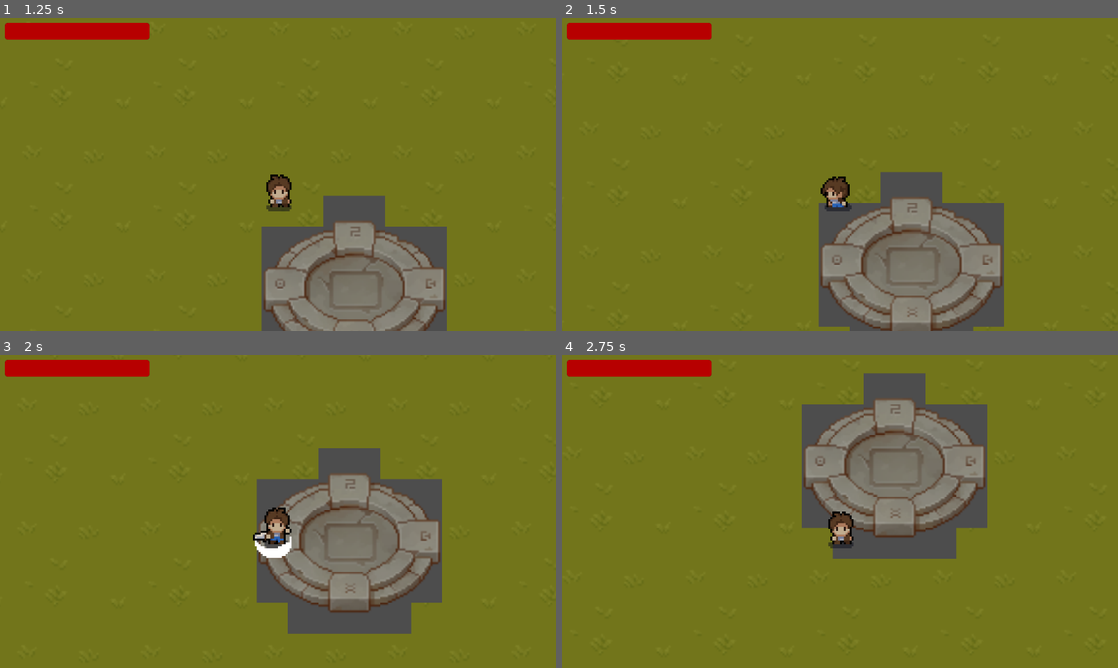
Above: before the commit, frames 1-4 (two rows, left to right).
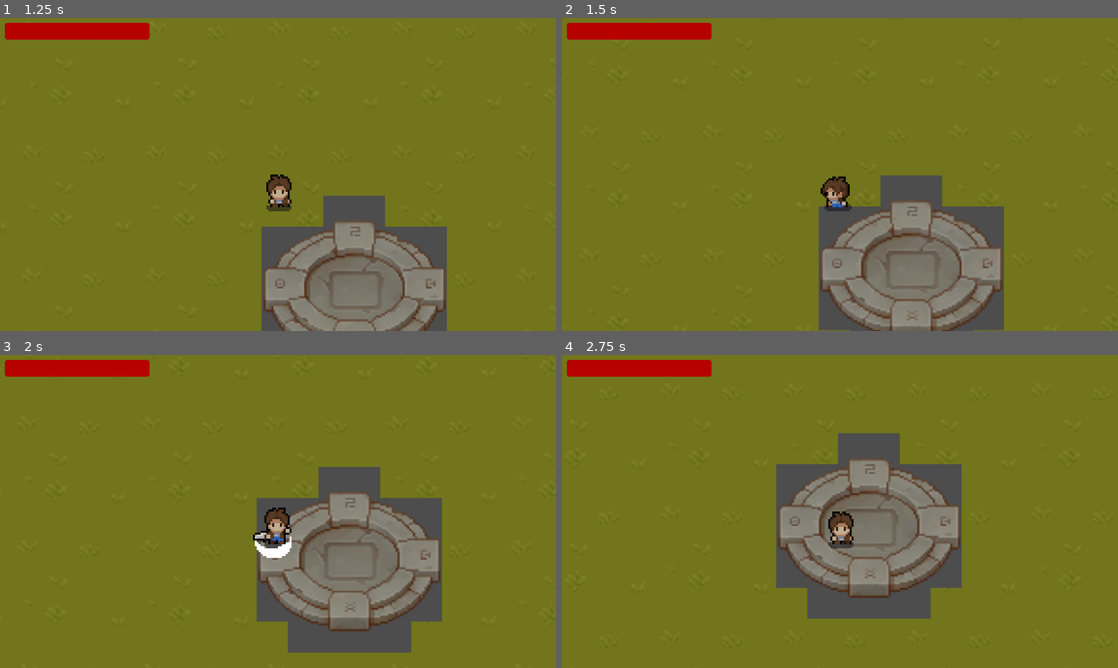
Above: after the commit, the same moments.

Repository: RyanB716/Unawoken
Game: Godot game, scene res://Game Management/GameManager.tscn
Same seed, same stepped clock (60 frames per second), same inputs: the game is played once before the commit and once after it.
Inputs (mouse positions are in pixels of both pictures, inside the frame that each line leads up to):
- Up to frame 1 (1.25 s): tap Enter at 0.5 s; move the mouse to (400, 158) at 0.52 s; hold D (Run_Right) from 0.53 s (still down); click (400, 158) at 0.6 s; tap Space (Roll) at 0.8 s
- Up to frame 2 (1.5 s): move the mouse to (728, 190) at 1.27 s; release D (Run_Right) at 1.28 s; hold S (Run_Down) from 1.28 s (still down); tap Space (Roll) at 1.35 s
- Up to frame 3 (2 s): keep holding S (Run_Down); click (166, 527) at 1.55 s
- Up to frame 4 (2.75 s): move the mouse to (895, 442) at 2.02 s; release S (Run_Down) at 2.03 s; hold D (Run_Right) from 2.03 s (still down); click (895, 442) at 2.1 s; tap Space (Roll) at 2.3 s

Frame 1 is identical in both runs. In frame 2, 3.7% of the frame differs, in the area x 46-80%, y 49-100%; in frame 3, 10%; in frame 4, 20%, in the area x 8-98%, y 5-92%.

Commit message:
rolling update

Diff:
--- a/Player.gd
+++ b/Player.gd
@@ -85,8 +85,6 @@
 
 	AnimationStateController()
 
-	pass
-
 func AnimationStateController():
 	if CurrentAttackState == AttackActionStates.NotAttacking or CurrentAttackState == AttackActionStates.Cooldown:
 		if CurrentMoveState == MoveStates.Run:
@@ -147,13 +145,17 @@
 
 func Roll():
 	B_Audio.PlaySFX()
-	print('Rolling!')
 	$CollisionShape2D.disabled = true
 	CurrentMoveState = MoveStates.Roll
+
+	var PrevSpeed = CurrentSpeed
+	CurrentSpeed = PrevSpeed * 0.75
+
 	await get_tree().create_timer(RollTime).timeout
-	print("Roll finished!")
 	$CollisionShape2D.disabled = false
 	CurrentMoveState = MoveStates.Idle
+
+	CurrentSpeed = PrevSpeed
 
 func _on_attack_state_timer_timeout():
 	CurrentAttackIndex = AttackSlots.Attack1
--- a/Player.tscn
+++ b/Player.tscn
@@ -590,7 +590,7 @@
 TopSpeed = 200
 Acceleration = 1.5
 Deceleration = 17.0
-RollTime = 1.25
+RollTime = 1.0
 AttackTime = 1.5
 CooldownTime = 3.0
 InputBufferAmnt = 0.12
